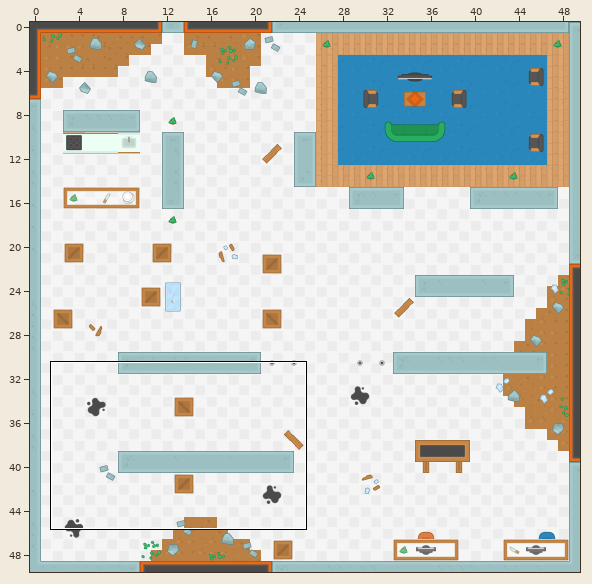
Level history. Tiled map: Brainstein/assets/tilemaps/laboratorio.tmx. Above: a wide view before the commit, with the close-up outlined.
Close-up. Before the commit:
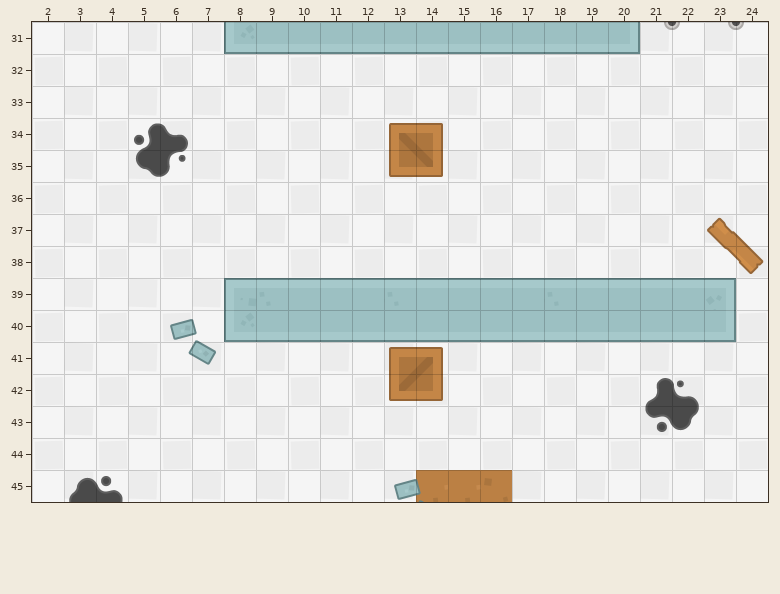
Cells are 64x64 px. Shown: x 2..24, y 31..45. The commit also changed other parts of the map, which this record leaves out.
Now the later version:
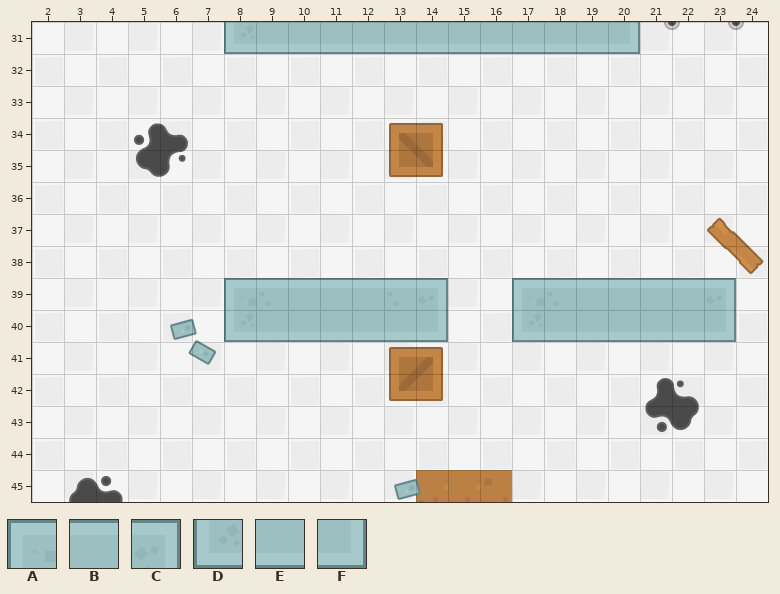
Key: from "tilesheet_complete_2X": A 1094, B 1096, C 1097, D 1256, E 1257, F 1259.
_ is an empty cell.
Change:
Layer "collisionLayer":
y 39: x 14..17 BBBB -> C__A
y 40: x 14..17 EEEE -> F__D
Where, in picture pixels (left, top, right, bottom), the same in both close-ups:
changed: (418, 278, 544, 342)
